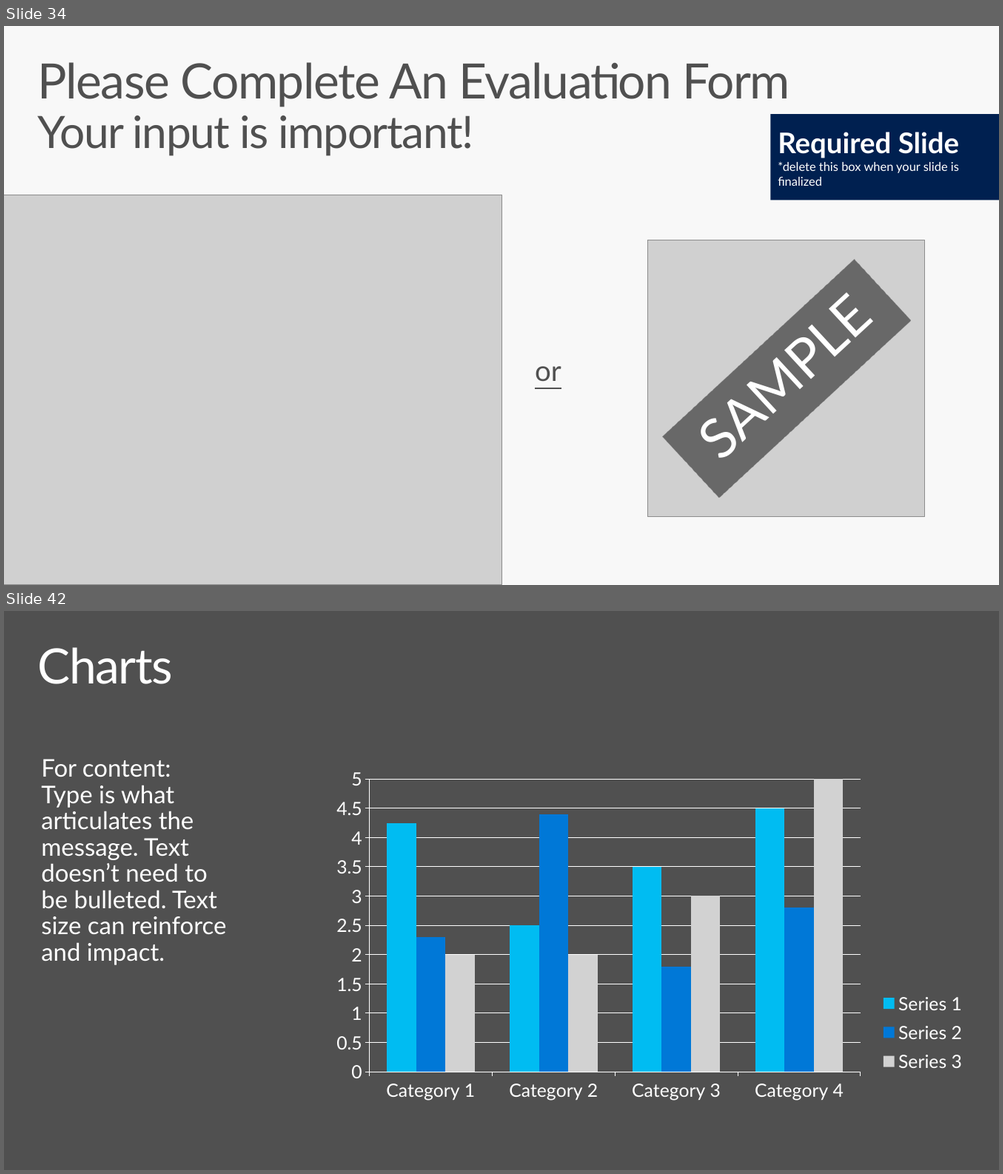
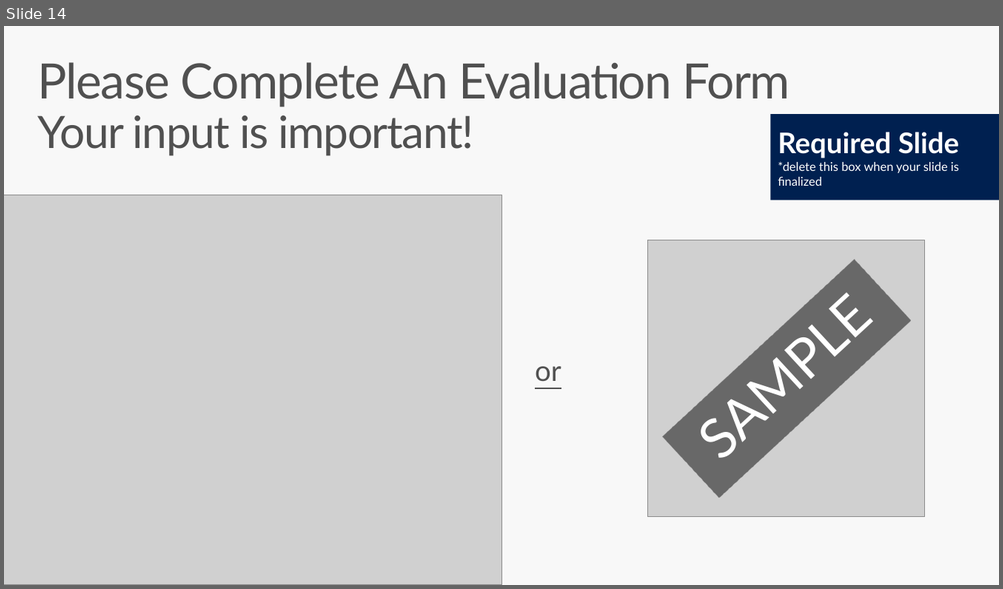
Before and after one commit to sriramdasbalaji/CodeLabs-MobileDevOps, a slide deck: Module1-Xamarin/Slides/Mobile DevOps Module 1.pptx. Shown one above the other, each under a label of ours: slides 34 and 42 before the commit, slide 14 after it; the slides between them are not shown. The pictures are 1003x1174 and 1003x589 pixels, drawn with LibreOffice and Linux fonts; fonts in the diff are those of the drawing; grey boxes stand for pictures. Boxes give left, top, right and bottom in pixels: in the first picture for what was removed or moved away, otherwise in the second. Text is boxed around its words. In the diff, an @@ line names an element or a change of style, - is before the commit and + after.

```diff
--- a/Module1-Xamarin/Slides/Mobile DevOps Module 1.pptx
+++ b/Module1-Xamarin/Slides/Mobile DevOps Module 1.pptx
@@ slide 42 removed at bbox=[4, 611, 999, 1170], background #505050 @@
@@ title removed at bbox=[37, 647, 173, 684] @@
-Charts
@@ column chart removed at bbox=[318, 707, 976, 1146] @@
-categories: Category 1, Category 2, Category 3, Category 4
-Series 1: 4.2, 2.5, 3.5, 4.5
-Series 2: 2.3, 4.4, 1.8, 2.8
-Series 3: 2, 2, 3, 5
@@ text removed at bbox=[41, 759, 227, 965] @@
-For content:
-Type is what articulates the message. Text doesn’t need to be bulleted. Text size can reinforce and impact.
@@ what was slide 34 is now slide 14 @@
```
Also in this commit, not shown: 1 slide changed, 2 slides added, 43 other slides removed, 2 other files.
